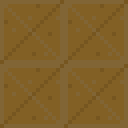
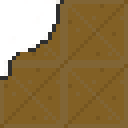
Layer changes from the first (128, 128) image to the second:
painted on "Фон" over [0, 0, 64, 80]
